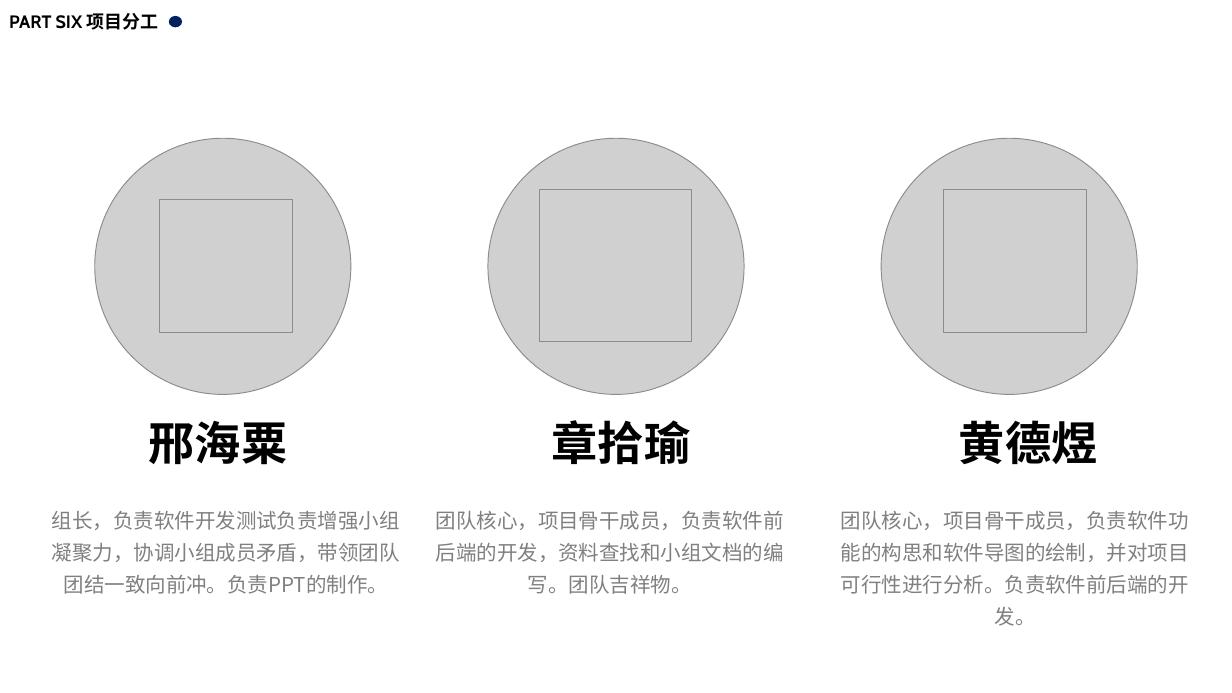
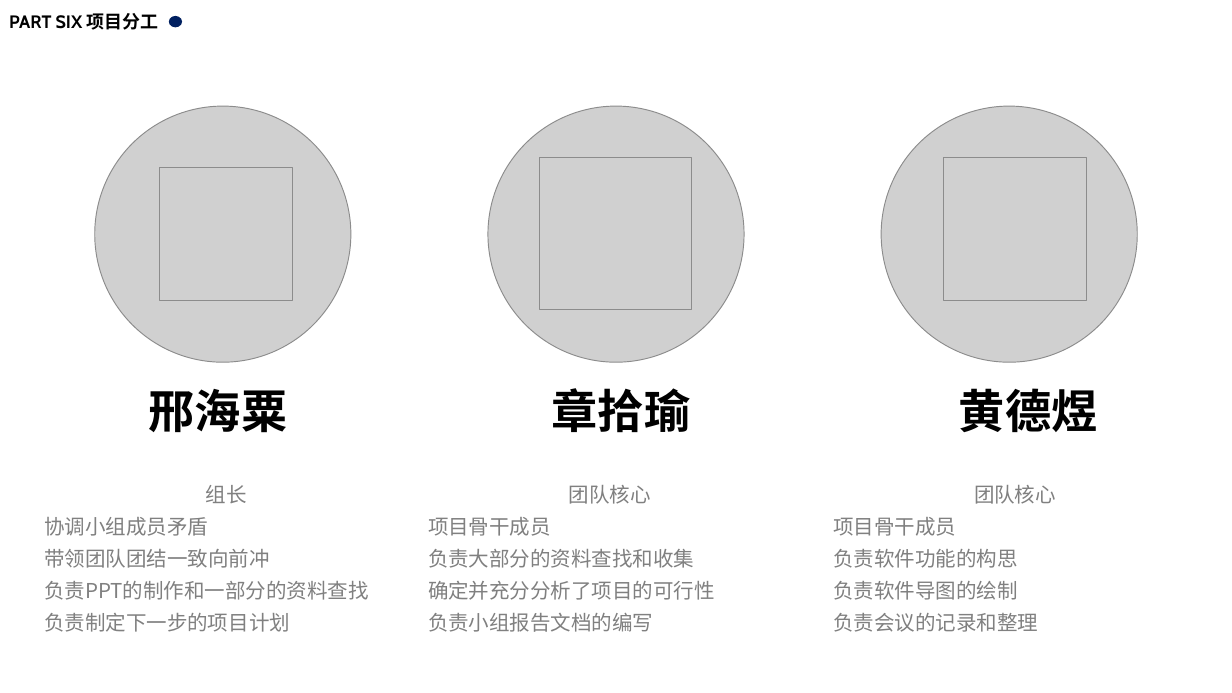
Before and after one commit to ZUCC-SE2020-2021-1-G06/Fishes_Music, a slide deck: slide 18 of ppt/SE2020-G06-小组预备作业.pptx (slide 17 before the commit). Drawn at 1232x693 pixels with LibreOffice and Linux fonts; fonts in the diff are those of the drawing; grey boxes stand for pictures. Boxes give left, top, right and bottom in pixels: in the first picture for what was removed or moved away, otherwise in the second. Text is boxed around its words. In the diff, an @@ line names an element or a change of style, - is before the commit and + after.

```diff
--- a/ppt/SE2020-G06-小组预备作业.pptx
+++ b/ppt/SE2020-G06-小组预备作业.pptx
@@ 3 pictures: place and size @@
-3 pictures at [95, 139, 1138, 395]
+3 pictures at [95, 106, 1138, 362]
@@ 3 pictures, 3 texts: place and size @@
-3 pictures, 3 texts at [149, 189, 1098, 465]
+3 pictures, 3 texts at [149, 157, 1098, 433]
@@ text at [44, 485, 368, 632]: text changed @@
-组长，负责软件开发测试负责增强小组凝聚力，协调小组成员矛盾，带领团队团结一致向前冲。负责PPT的制作。
+组长
+协调小组成员矛盾
+带领团队团结一致向前冲
+负责PPT的制作和一部分的资料查找
+负责制定下一步的项目计划
@@ text at [428, 485, 715, 632]: text changed @@
-团队核心，项目骨干成员，负责软件前后端的开发，资料查找和小组文档的编写。团队吉祥物。
+团队核心
+项目骨干成员
+负责大部分的资料查找和收集
+确定并充分分析了项目的可行性
+负责小组报告文档的编写
@@ text at [833, 485, 1056, 632]: text changed @@
-团队核心，项目骨干成员，负责软件功能的构思和软件导图的绘制，并对项目可行性进行分析。负责软件前后端的开发。
+团队核心
+项目骨干成员
+负责软件功能的构思
+负责软件导图的绘制
+负责会议的记录和整理
```
Also in this commit, not shown: 4 other slides changed, 1 slide added.
